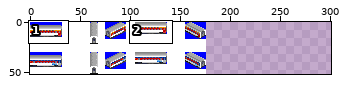
Two versions of one sprite sheet, src/wagon/sleeping_car/SLEEPING_CAR.png. The picture above shows the old version from afar; the outline marks the close-up.
Close-up. As it was:
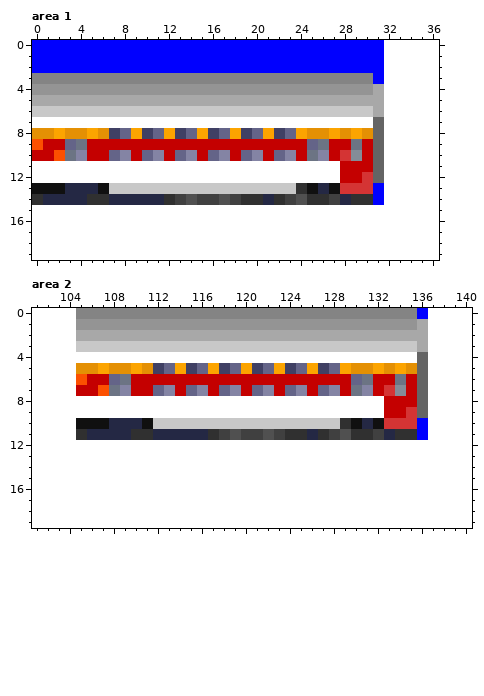
The file is 176x52 pixels. Colours within 5 levels of each other are drawn and written as one. Shown: area 1: x 0..36, y 0..19; area 2: x 101..140, y 0..19. The old version is drawn lined up with the new one, on the new canvas. The commit also changed other parts of the picture, which this record leaves out.
Once edited:
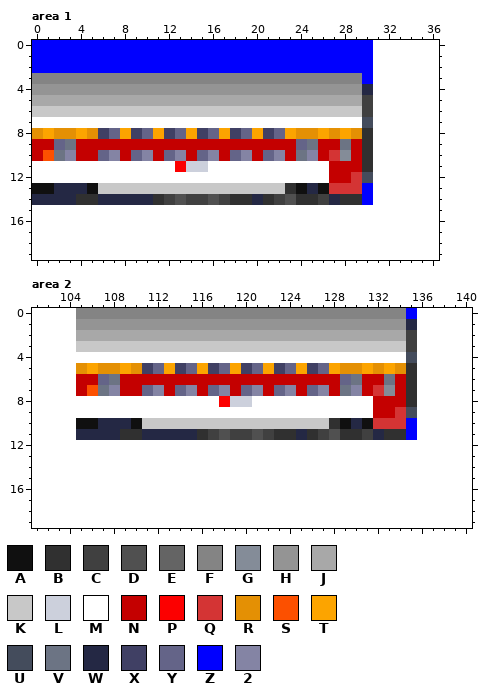
Palette (. is transparent): A #101010  B #303030  C #404040  D #505050  E #646464  F #848484  G #848c98  H #949494  J #a8a8a8  K #c8c8c8  L #ccd0dc  M #ffffff  N #c40000  P #fc0000  Q #d43434  R #e49004  S #fc5000  T #fca400  U #444c5c  V #6c7484  W #242844  X #404064  Y #646488  Z #0000ff  2 #8484a4
From old to new:
canvas 176x52 -> 301x52
--- area 1
@@ x 0..36 @@
- 0 ZZZZZZZZZZZZZZZZZZZZZZZZZZZZZZZZMMMMM
- 1 ZZZZZZZZZZZZZZZZZZZZZZZZZZZZZZZZMMMMM
- 2 ZZZZZZZZZZZZZZZZZZZZZZZZZZZZZZZZMMMMM
- 3 FFFFFFFFFFFFFFFFFFFFFFFFFFFFFFFZMMMMM
- 4 HHHHHHHHHHHHHHHHHHHHHHHHHHHHHHHJMMMMM
- 5 JJJJJJJJJJJJJJJJJJJJJJJJJJJJJJJJMMMMM
- 6 KKKKKKKKKKKKKKKKKKKKKKKKKKKKKKKJMMMMM
- 7 MMMMMMMMMMMMMMMMMMMMMMMMMMMMMMMEMMMMM
- 8 RRTRRTRXYTXYTXYTXYTXYTXYTRRTRTREMMMMM
- 9 SNNYVNNNNNNNNNNNNNNNNNNNNYVNNVNEMMMMM
-10 NNSV2NNY2NY2NY2NY2NY2NY2NV2NQGNEMMMMM
-11 MMMMMMMMMMMMMMMMMMMMMMMMMMMMNNNEMMMMM
-12 MMMMMMMMMMMMMMMMMMMMMMMMMMMMNNQEMMMMM
-13 AAAWWWAKKKKKKKKKKKKKKKKKBAWAQQQZMMMMM
-14 BWWWWBBWWWWWBCDCCDCBBWBCDBBCWBBZMMMMM
+ 0 ZZZZZZZZZZZZZZZZZZZZZZZZZZZZZZZMMMMMM
+ 1 ZZZZZZZZZZZZZZZZZZZZZZZZZZZZZZZMMMMMM
+ 2 ZZZZZZZZZZZZZZZZZZZZZZZZZZZZZZZMMMMMM
+ 3 FFFFFFFFFFFFFFFFFFFFFFFFFFFFFFZMMMMMM
+ 4 HHHHHHHHHHHHHHHHHHHHHHHHHHHHHHWMMMMMM
+ 5 JJJJJJJJJJJJJJJJJJJJJJJJJJJJJJCMMMMMM
+ 6 KKKKKKKKKKKKKKKKKKKKKKKKKKKKKKCMMMMMM
+ 7 MMMMMMMMMMMMMMMMMMMMMMMMMMMMMMUMMMMMM
+ 8 RTRRTRXYTXYTXYTXYTXYTXYTRRTRTRBMMMMMM
+ 9 NNYVNNNNNNNNNNNNNNNNNNNNYVNNVNBMMMMMM
+10 NSV2NNY2NY2NY2NY2NY2NY2NV2NQGNBMMMMMM
+11 MMMMMMMMMMMMMPLLMMMMMMMMMMMNNNBMMMMMM
+12 MMMMMMMMMMMMMMMMMMMMMMMMMMMNNQUMMMMMM
+13 AAWWWAKKKKKKKKKKKKKKKKKBAWAQQQZMMMMMM
+14 WWWWBBWWWWWBCDCCDCBBWBCDBBCWBBZMMMMMM
 15 MMMMMMMMMMMMMMMMMMMMMMMMMMMMMMMMMMMMM
--- area 2
@@ x 101..140 @@
- 0 MMMMFFFFFFFFFFFFFFFFFFFFFFFFFFFFFFFZMMMM
- 1 MMMMHHHHHHHHHHHHHHHHHHHHHHHHHHHHHHHJMMMM
- 2 MMMMJJJJJJJJJJJJJJJJJJJJJJJJJJJJJJJJMMMM
- 3 MMMMKKKKKKKKKKKKKKKKKKKKKKKKKKKKKKKJMMMM
- 4 MMMMMMMMMMMMMMMMMMMMMMMMMMMMMMMMMMMEMMMM
- 5 MMMMRRTRRTRXYTXYTXYTXYTXYTXYTRRTRTREMMMM
- 6 MMMMSNNYVNNNNNNNNNNNNNNNNNNNNYVNNVNEMMMM
- 7 MMMMNNSV2NNY2NY2NY2NY2NY2NY2NV2NQGNEMMMM
- 8 MMMMMMMMMMMMMMMMMMMMMMMMMMMMMMMMNNNEMMMM
- 9 MMMMMMMMMMMMMMMMMMMMMMMMMMMMMMMMNNQEMMMM
-10 MMMMAAAWWWAKKKKKKKKKKKKKKKKKBAWAQQQZMMMM
-11 MMMMBWWWWBBWWWWWBCDCCDCBBWBCDBBCWBBZMMMM
+ 0 MMMMFFFFFFFFFFFFFFFFFFFFFFFFFFFFFFZMMMMM
+ 1 MMMMHHHHHHHHHHHHHHHHHHHHHHHHHHHHHHWMMMMM
+ 2 MMMMJJJJJJJJJJJJJJJJJJJJJJJJJJJJJJCMMMMM
+ 3 MMMMKKKKKKKKKKKKKKKKKKKKKKKKKKKKKKCMMMMM
+ 4 MMMMMMMMMMMMMMMMMMMMMMMMMMMMMMMMMMUMMMMM
+ 5 MMMMRTRRTRXYTXYTXYTXYTXYTXYTRRTRTRBMMMMM
+ 6 MMMMNNYVNNNNNNNNNNNNNNNNNNNNYVNNVNBMMMMM
+ 7 MMMMNSV2NNY2NY2NY2NY2NY2NY2NV2NQGNBMMMMM
+ 8 MMMMMMMMMMMMMMMMMPLLMMMMMMMMMMMNNNBMMMMM
+ 9 MMMMMMMMMMMMMMMMMMMMMMMMMMMMMMMNNQUMMMMM
+10 MMMMAAWWWAKKKKKKKKKKKKKKKKKBAWAQQQZMMMMM
+11 MMMMWWWWBBWWWWWBCDCCDCBBWBCDBBCWBBZMMMMM
 12 MMMMMMMMMMMMMMMMMMMMMMMMMMMMMMMMMMMMMMMM
